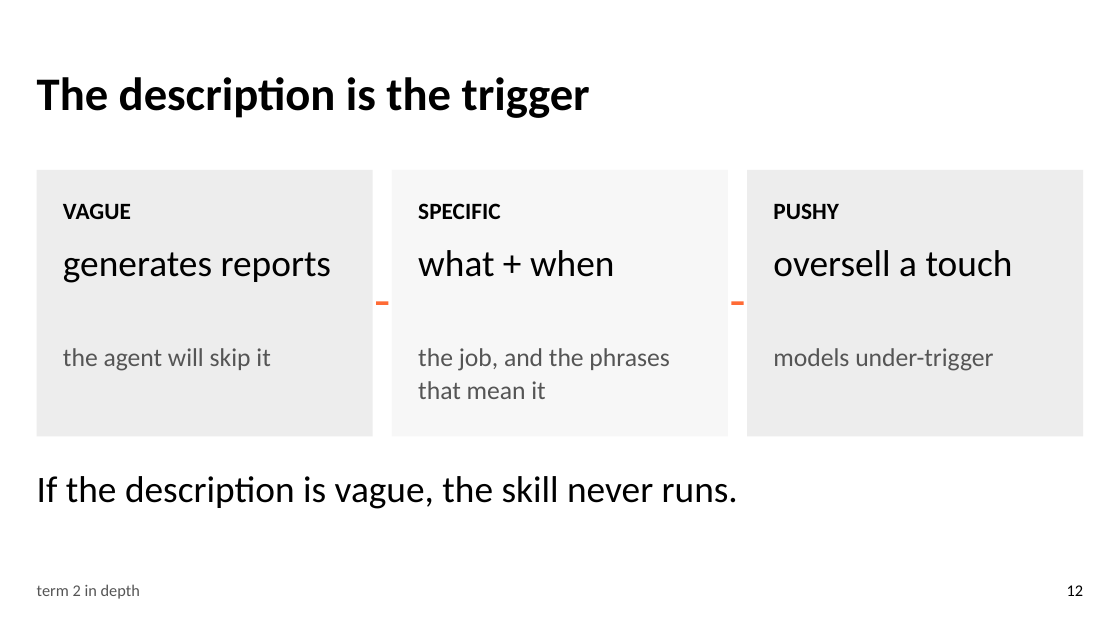
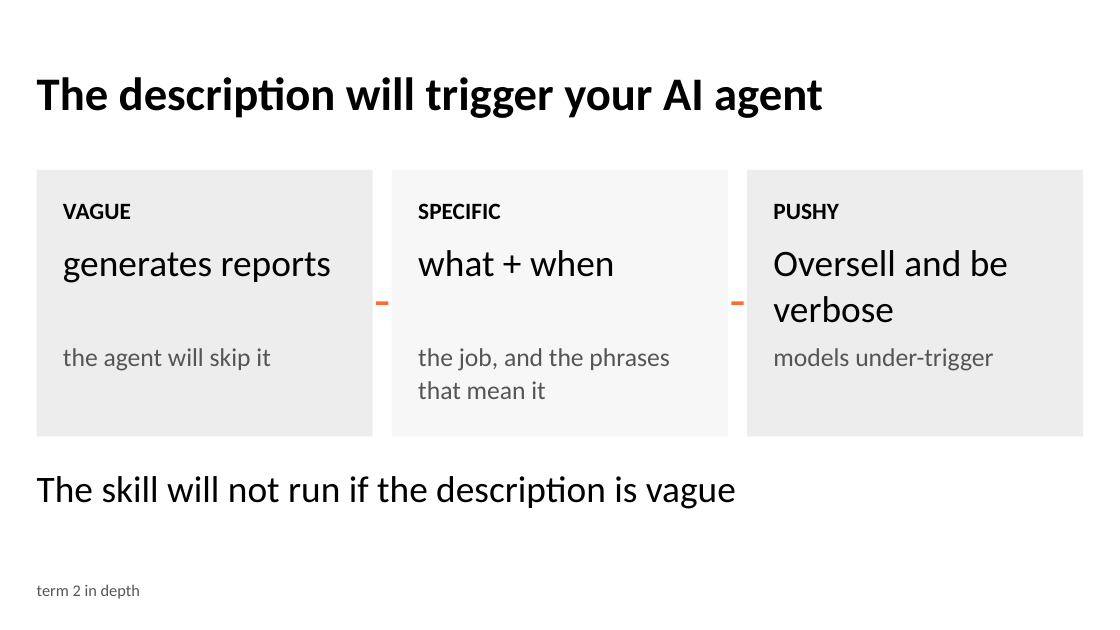
Before and after one commit to devlinduldulao/agents-and-skill-demo, a slide deck: slide 23 of ai-agent-terms-full-talk.pptx (slide 12 before the commit). Drawn at 1120x630 pixels with LibreOffice and Linux fonts; fonts in the diff are those of the drawing. Boxes give left, top, right and bottom in pixels: in the first picture for what was removed or moved away, otherwise in the second. Text is boxed around its words. In the diff, an @@ line names an element or a change of style, - is before the commit and + after.

```diff
--- a/ai-agent-terms-full-talk.pptx
+++ b/ai-agent-terms-full-talk.pptx
@@ text at (x1=37, y1=77, x2=823, y2=118): text changed @@
-The description is the trigger
+The description will trigger your AI agent
@@ text at (x1=773, y1=250, x2=1008, y2=323): text changed @@
-oversell a touch
+Oversell and be verbose
@@ text at (x1=37, y1=476, x2=736, y2=509): text changed @@
-If the description is vague, the skill never runs.
+The skill will not run if the description is vague
@@ text removed at (x1=1067, y1=585, x2=1084, y2=596) @@
-12
```
Also in this commit, not shown: 14 other slides changed, 27 slides added, 11 slides removed, 1 other file.
